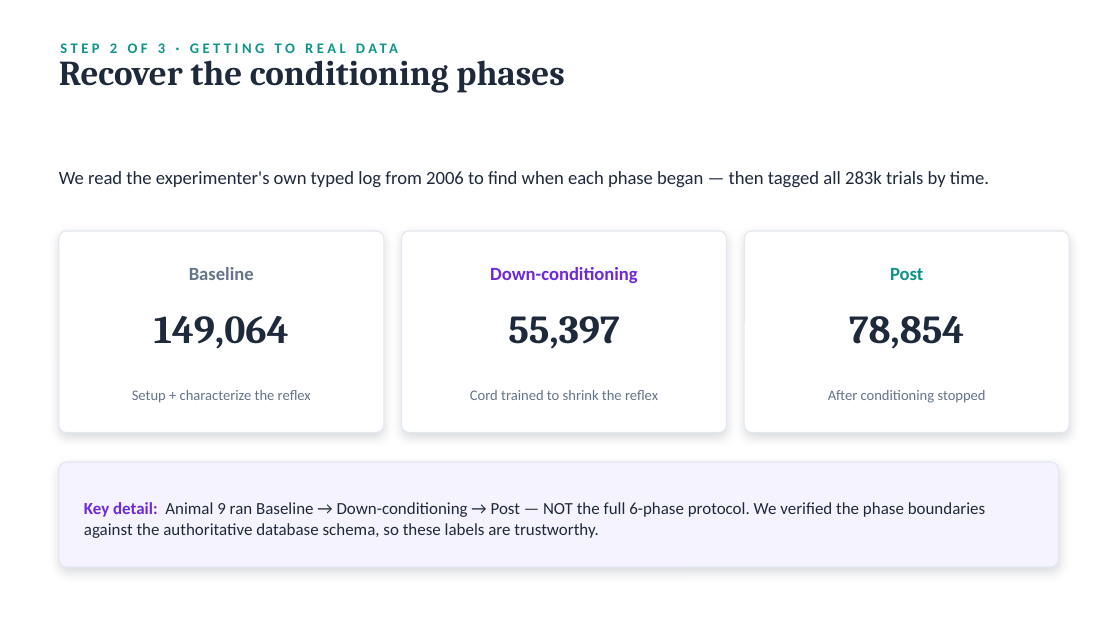
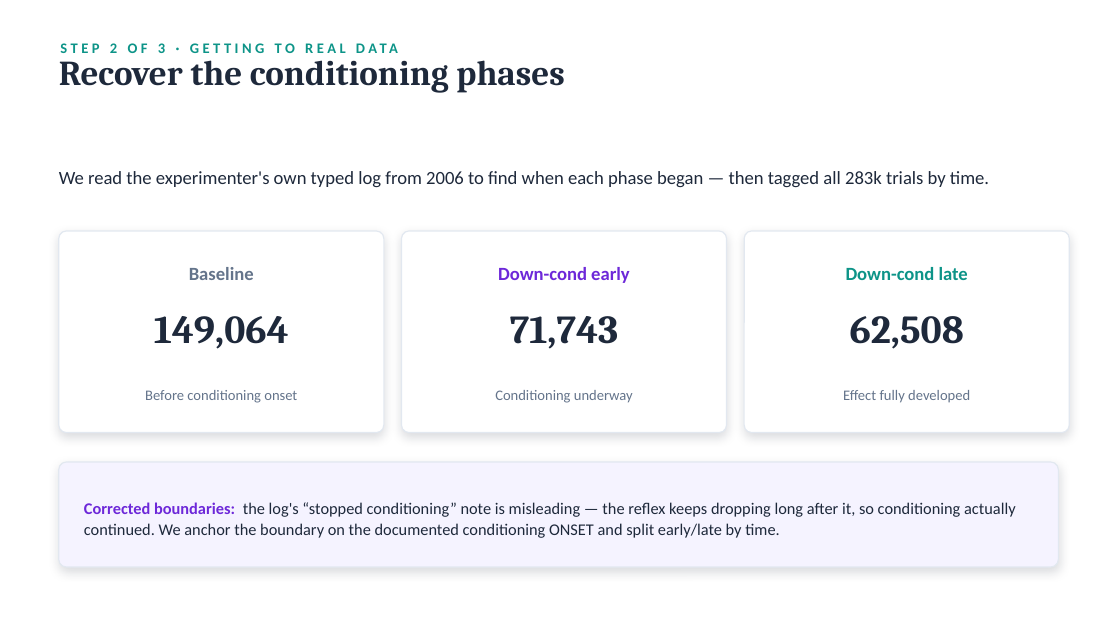
Before and after one commit to switchrao777/hroc-ncan, a slide deck: slide 6 of slides/HROC_Carp_Update_Animal9.pptx. Drawn at 1120x630 pixels with LibreOffice and Linux fonts; fonts in the diff are those of the drawing. Boxes give left, top, right and bottom in pixels: in the first picture for what was removed or moved away, otherwise in the second. Text is boxed around its words. In the diff, an @@ line names an element or a change of style, - is before the commit and + after.

```diff
--- a/slides/HROC_Carp_Update_Animal9.pptx
+++ b/slides/HROC_Carp_Update_Animal9.pptx
@@ text at bbox=[498, 267, 630, 283]: text changed @@
-Down-conditioning
+Down-cond early
@@ text at bbox=[846, 267, 968, 280]: text changed @@
-Post
+Down-cond late
@@ text at bbox=[510, 316, 619, 349]: text changed @@
-55,397
+71,743
@@ text at bbox=[850, 316, 964, 349]: text changed @@
-78,854
+62,508
@@ text at bbox=[145, 390, 297, 403]: text changed @@
-Setup + characterize the reflex
+Before conditioning onset
@@ text at bbox=[495, 390, 633, 403]: text changed @@
-Cord trained to shrink the reflex
+Conditioning underway
@@ text at bbox=[843, 390, 970, 403]: text changed @@
-After conditioning stopped
+Effect fully developed
@@ text at bbox=[84, 502, 1016, 538]: text changed; size 14.5 to 14 pt @@
-Key detail: Animal 9 ran Baseline → Down-conditioning → Post — NOT the full 6-phase protocol. We verified the phase boundaries against the authoritative database schema, so these labels are trustworthy.
+Corrected boundaries: the log's “stopped conditioning” note is misleading — the reflex keeps dropping long after it, so conditioning actually continued. We anchor the boundary on the documented conditioning ONSET and split early/late by time.
```
Also in this commit, not shown: 2 other slides changed, 3 slides added, 3 slides removed, 3 other files.
